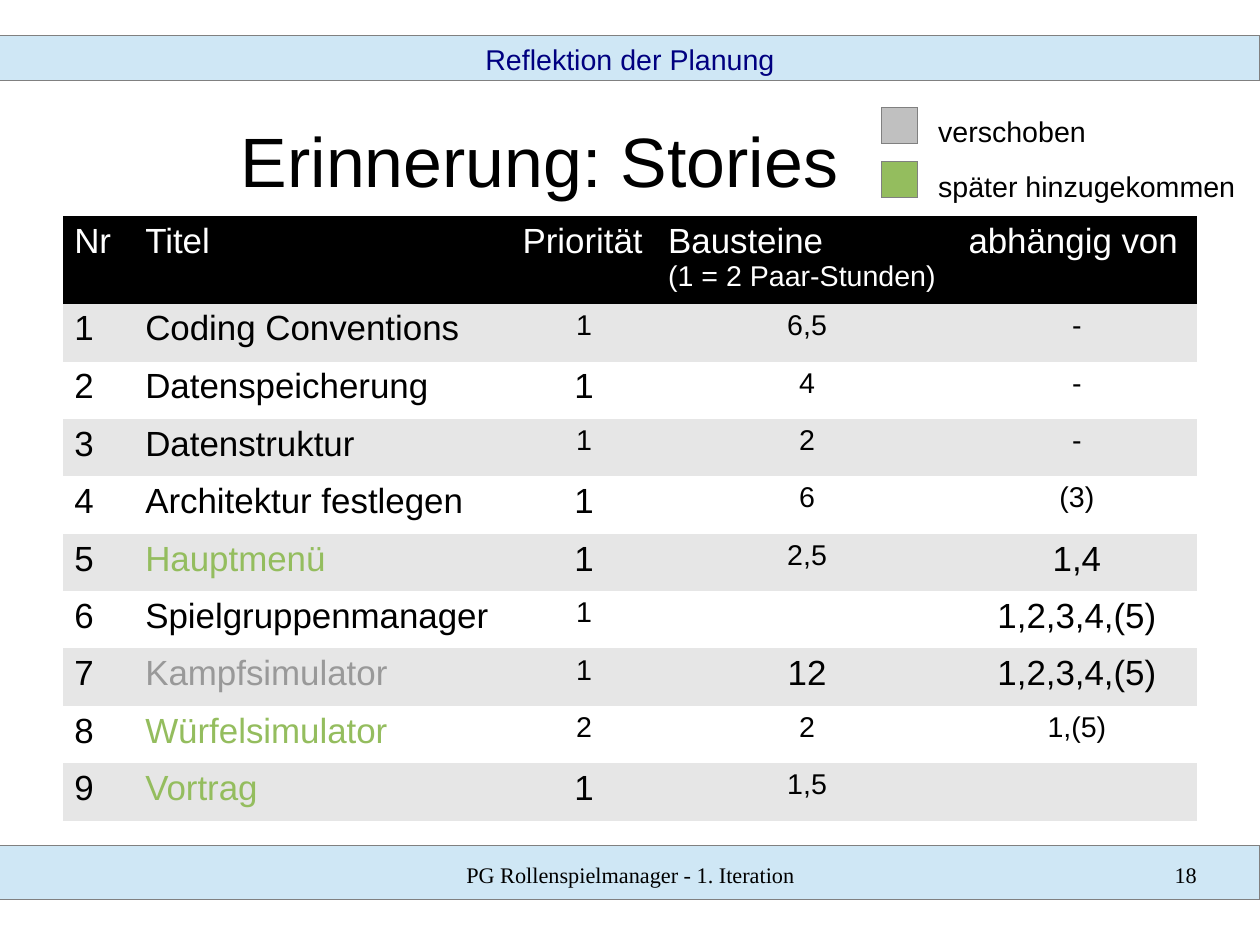
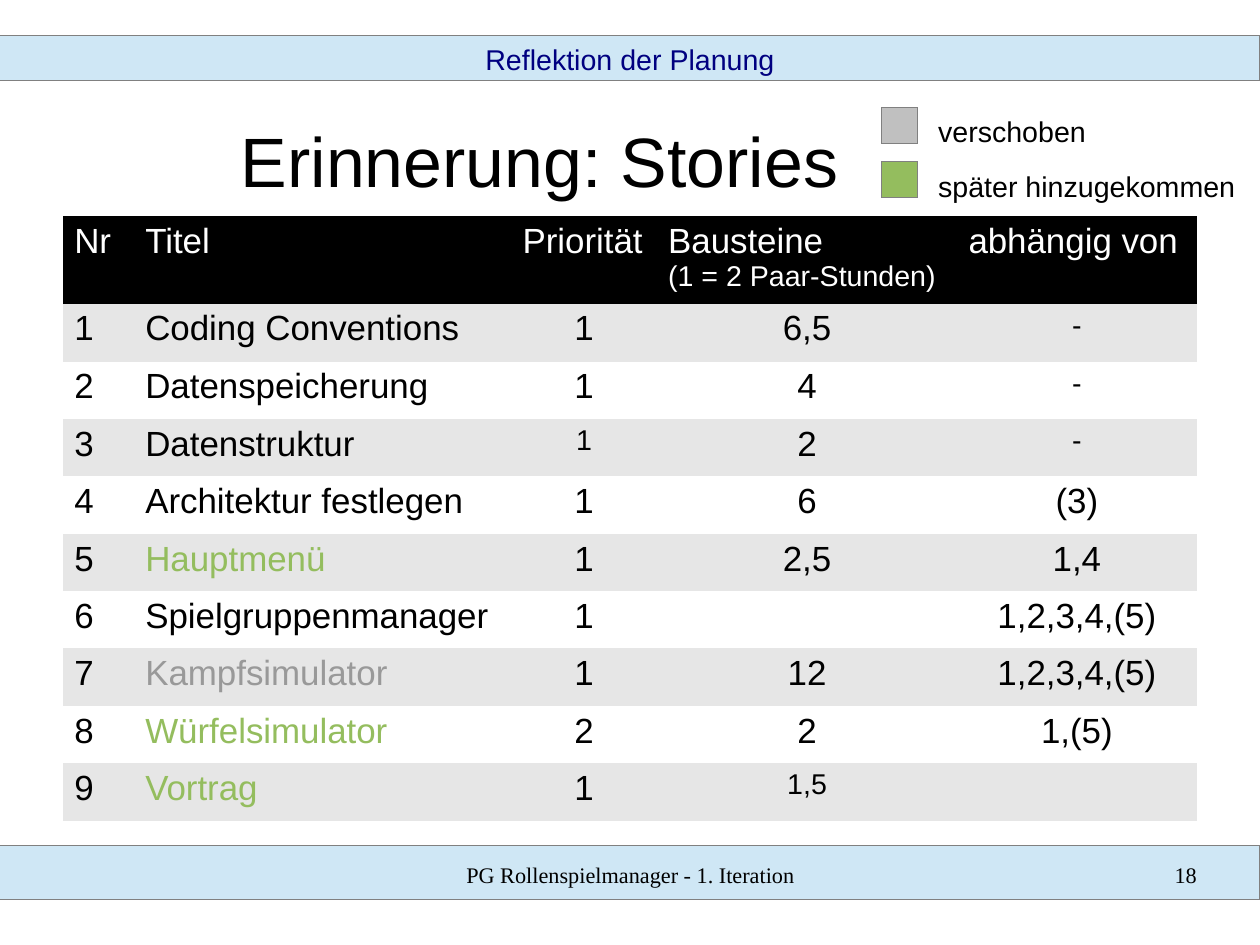
Before and after one commit to SWT-Projektgruppe-2015/Rollenspielmanager, a slide deck: slide 18 of Dokumente/01 Iteration/vortrag.odp. Drawn at 1260x945 pixels with LibreOffice and Linux fonts; fonts in the diff are those of the drawing. Boxes give left, top, right and bottom in pixels: in the first picture for what was removed or moved away, otherwise in the second. Text is boxed around its words. In the diff, an @@ line names an element or a change of style, - is before the commit and + after.

Commit message:
Schriftgrösse angepasst

```diff
--- a/Dokumente/01 Iteration/vortrag.odp
+++ b/Dokumente/01 Iteration/vortrag.odp
@@ table at (63, 216, 1196, 816) @@
@@ size 18 to 22 pt in "1", "6,5", "4", "2" and 8 more places @@
```
